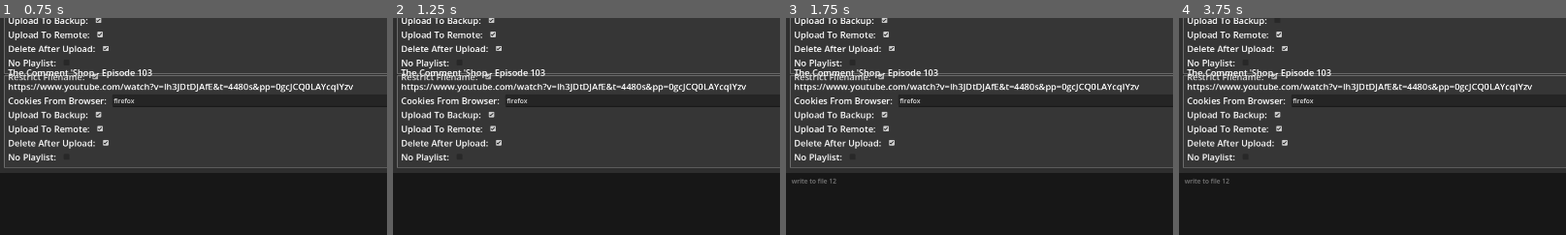
Above: before the commit, frames 1-4 (left to right).
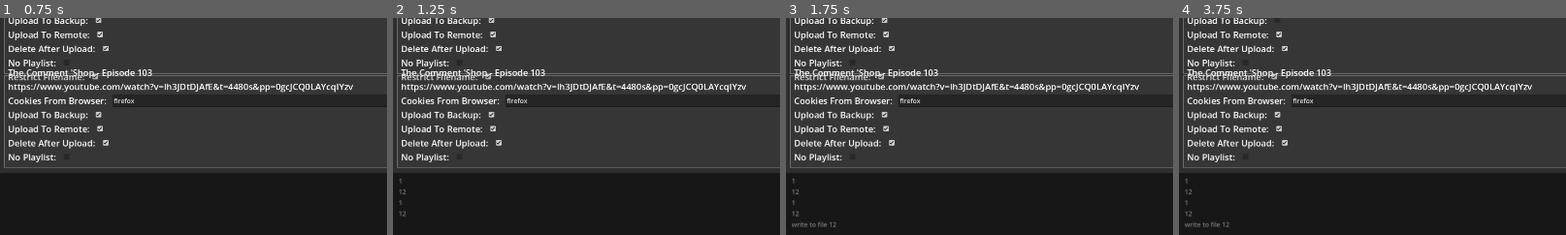
Above: after the commit, the same moments.

Repository: stevenmraines/yt-downloader
Game: Godot game, scene res://scenes/window.tscn
Two runs of this game, one before a commit and one after it. Both use one fixed random seed, a clock stepped at 60 frames per second and the inputs below.
Inputs (mouse positions are % of the whole screen's width and height, from its top left):
- Up to frame 1 (0.75 s): click (57, 10) at 0.52 s; type "12" at 0.6 s
- Up to frame 2 (1.25 s): click (54, 31) at 0.75 s; type "12" at 0.83 s; click (54, 34) at 0.98 s; type "12" at 1.07 s
- Up to frame 3 (1.75 s): click (55, 58) at 1.27 s
- Up to frame 4 (3.75 s): click (55, 58) at 2.02 s; click (55, 58) at 2.77 s; click (56, 45) at 3.52 s
The pictures show only the part of the screen within x 0-50%, y 44-94%; the shares and areas given below are measured in that part.

Frame 1 is identical in both runs. In frame 2, less than 0.1% of the frame differs, in the area x 1-4%, y 74-92%; in frame 3, 0.3%, in the area x 1-14%, y 74-97%; in frame 4, 0.3%.

Commit message:
I don't even know.

Diff:
--- a/scripts/window.gd
+++ b/scripts/window.gd
@@ -4,6 +4,7 @@
 
 @onready var yt_dlp_path_input := $Panel/MarginContainer/VSplitContainer/YtDlpConfig/HBoxContainer/MarginContainer/LineEdit
 @onready var yt_dlp_input_timer := $YtDlpInputTimer
+@onready var channel_container := $Panel/MarginContainer/VSplitContainer/HBoxContainer/ChannelContainer
 @onready var console_text_input := $Panel/MarginContainer/VSplitContainer/MarginContainer/Console/MarginContainer/ConsoleText
 
 var typing := false
@@ -14,12 +15,31 @@
 		get_viewport().set_input_as_handled()
 		get_tree().quit(0)
 
-	if yt_dlp_path_input.has_focus():
-		yt_dlp_path = yt_dlp_path_input.text
-		get_viewport().set_input_as_handled()
-		typing = true
-		yt_dlp_input_timer.start()
+
+	if event is InputEventKey:
+		if yt_dlp_path_input.has_focus():
+			yt_dlp_path = yt_dlp_path_input.text
+			get_viewport().set_input_as_handled()
+			typing = true
+			yt_dlp_input_timer.start()
+			return
+
+		for channel in channel_container.get_children():
+			for playlist in channel.playlist_container.get_children():
+				if playlist.backup_path_input.has_focus():
+					write_to_console(playlist.backup_path_input.text)
+					get_viewport().set_input_as_handled()
+				elif playlist.remote_path_input.has_focus():
+					write_to_console(playlist.remote_path_input.text)
+					get_viewport().set_input_as_handled()
 
 
 func _on_yt_dlp_input_timer_timeout() -> void:
-	console_text_input.text = console_text_input.text + "write to file " + yt_dlp_path + "\n"
+	write_to_console("write to file " + yt_dlp_path)
+
+
+func write_to_console(text : String) -> void:
+	console_text_input.text = console_text_input.text + text + "\n"
+	var total_lines = console_text_input.get_line_count()
+	console_text_input.set_caret_line(total_lines - 1)
+	console_text_input.set_caret_column(console_text_input.get_line_width(total_lines - 1))
